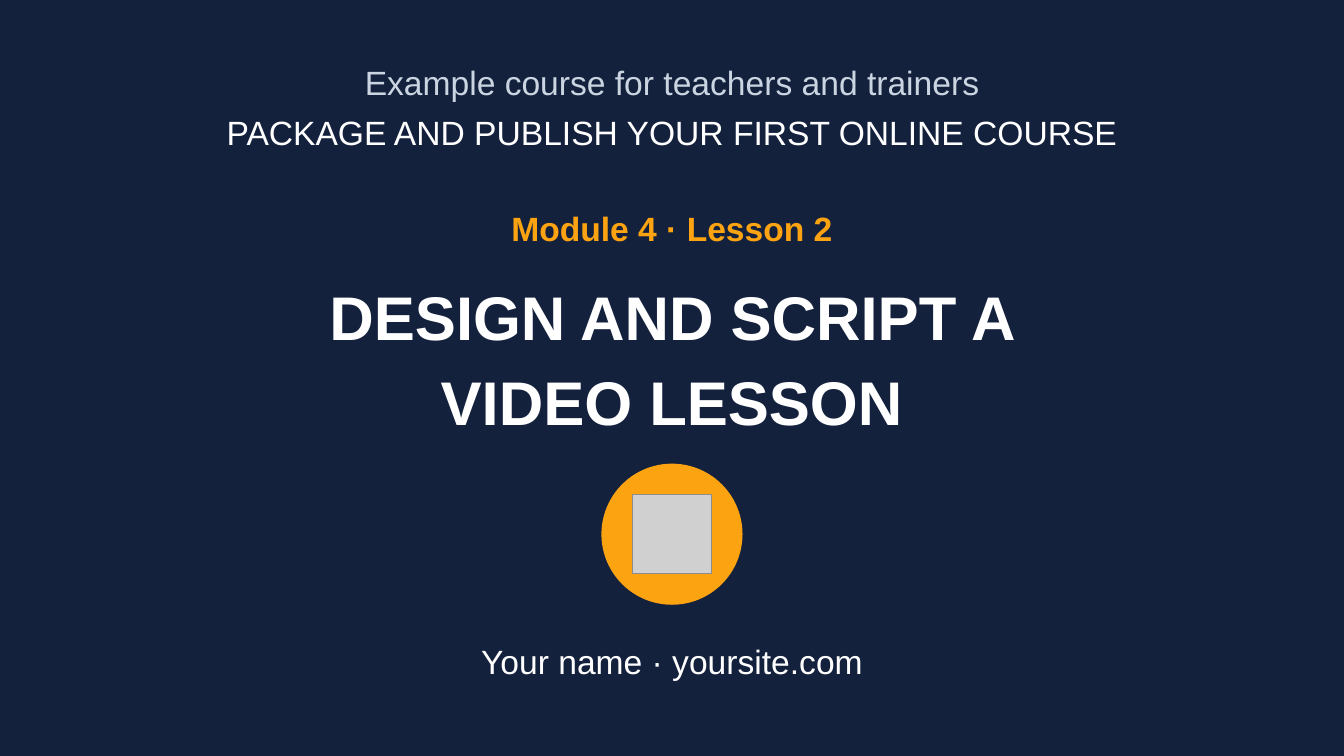
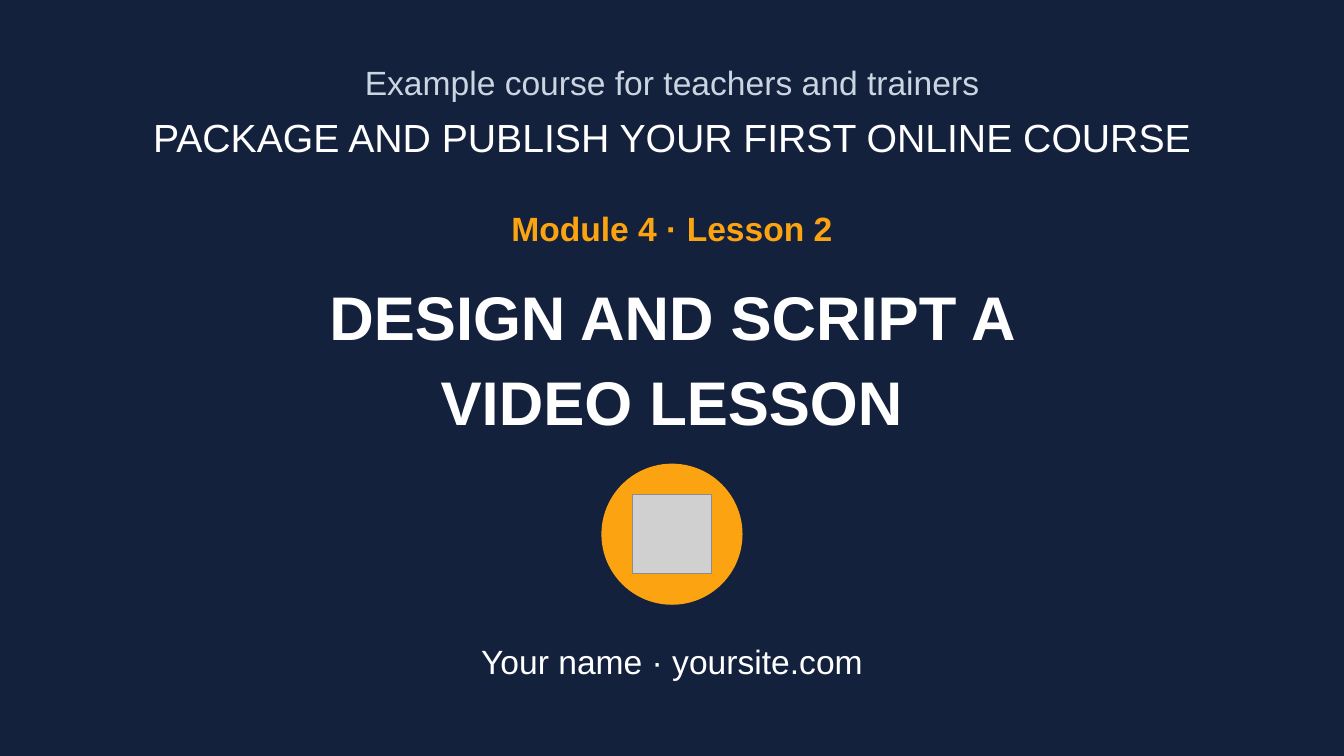
Before and after one commit to chuonglife/lesson-slide-designer-skill, a slide deck: slide 1 of examples/M04-L02-script-a-video-lesson/M04-L02-script-a-video-lesson.pptx. Drawn at 1344x756 pixels with LibreOffice and Linux fonts; fonts in the diff are those of the drawing; grey boxes stand for pictures. Boxes give left, top, right and bottom in pixels: in the first picture for what was removed or moved away, otherwise in the second. Text is boxed around its words. In the diff, an @@ line names an element or a change of style, - is before the commit and + after.

```diff
--- a/examples/M04-L02-script-a-video-lesson/M04-L02-script-a-video-lesson.pptx
+++ b/examples/M04-L02-script-a-video-lesson/M04-L02-script-a-video-lesson.pptx
@@ text "PACKAGE AND PUBLISH YOUR FIRST ..." at <box>153,124,1191,153</box>: size 24 to 28 pt @@
```
Also in this commit, not shown: 4 other files.
